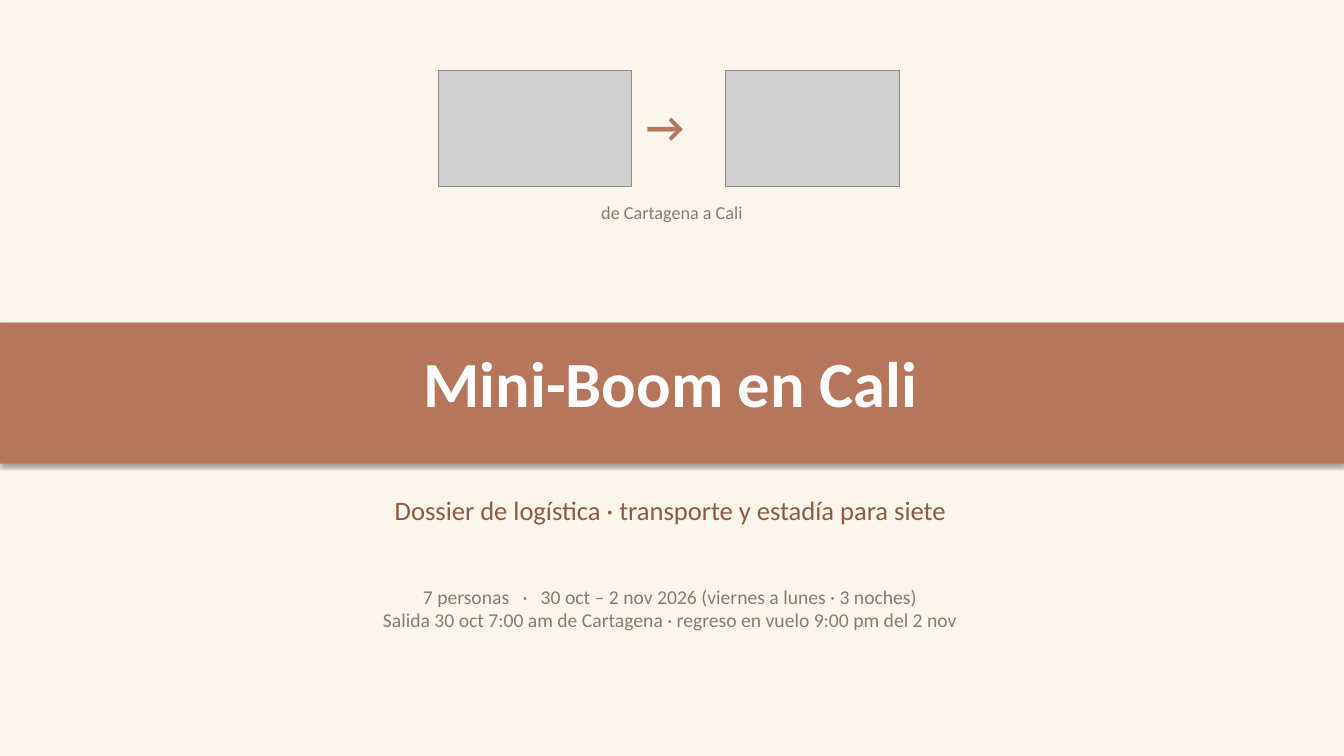
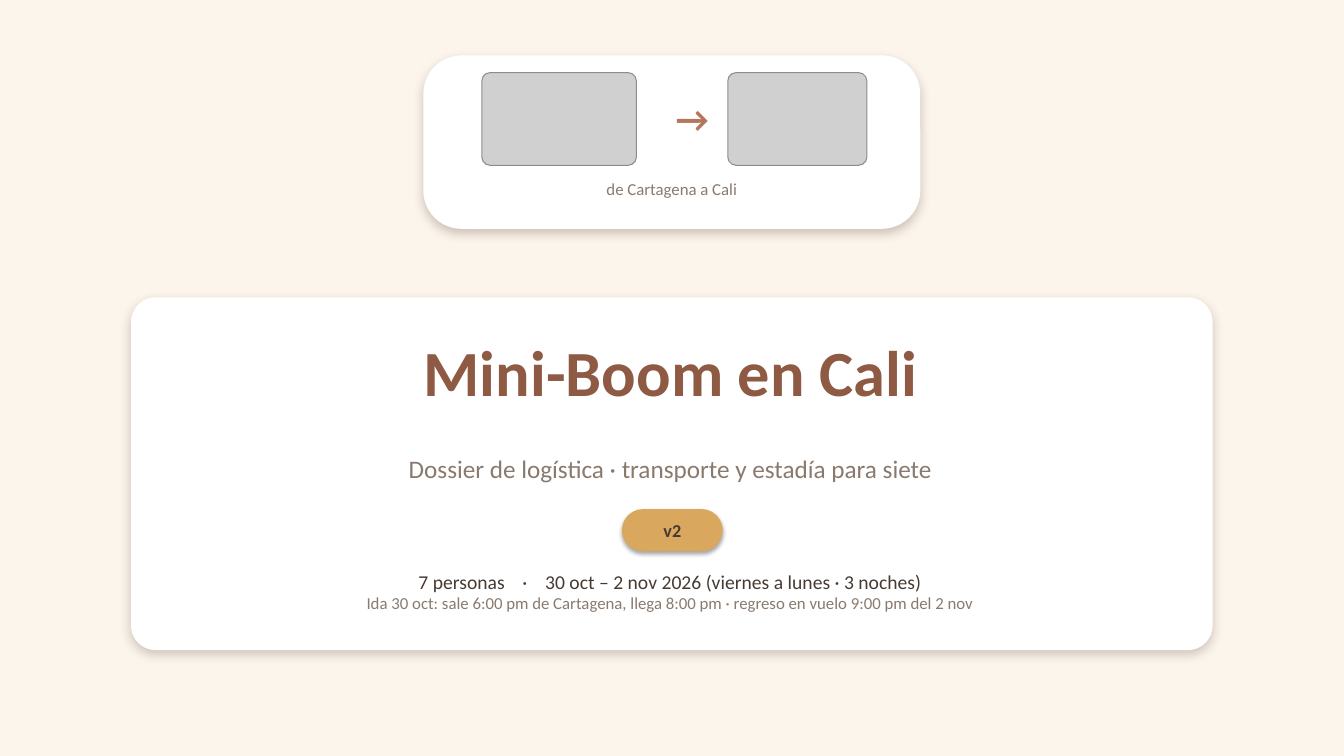
Before and after one commit to ClearNote97/paseo-mini-boom-en-cali, a slide deck: slide 1 of output/Mini-Boom-en-Cali_Presentacion.pptx. Drawn at 1344x756 pixels with LibreOffice and Linux fonts; fonts in the diff are those of the drawing; grey boxes stand for pictures. Boxes give left, top, right and bottom in pixels: in the first picture for what was removed or moved away, otherwise in the second. Text is boxed around its words. In the diff, an @@ line names an element or a change of style, - is before the commit and + after.

Commit message:
Mini-Boom en Cali v2: planeacion nocturna + rediseno visual homologado
- Movilidad reajustada al nuevo vuelo (ida 6pm, llega 8pm del 30): recomendado carro de agencia local que entrega coordinando el vuelo (cuadra con la llegada de noche); el mostrador de aeropuerto es mas barato pero cierra 10pm. Total recomendado Viajero + carro local ~$452k pp.

- Vehiculos: tabla de 7 puestos unificada a total de 3 dias con columna Por persona; Captiva Turbo (Farallones) corregida a ~$1.2M; locales (Fortuner, Montero, WayCarCali) + Kayak, con indicador de si cuadran con la llegada.

- Rediseno visual: sistema de tarjetas redondeadas con sombras suaves y paleta calida, luego calmado (colores unificados, sin figuras decorativas); emojis de criterio como ayuda visual; banderas en tarjeta.

- Estandar visual homologado a los 4 documentos (PDF con tarjetas/pildoras y recomendacion destacada; Excel y Markdown con emojis consistentes).

- Decision registrada en docs/bitacora-decisiones.md (D-004).

```diff
--- a/output/Mini-Boom-en-Cali_Presentacion.pptx
+++ b/output/Mini-Boom-en-Cali_Presentacion.pptx
@@ rounded rectangle added at (x1=423, y1=55, x2=921, y2=229), fill #FFFFFF @@
@@ picture resized from (x1=439, y1=71, x2=632, y2=187) to (x1=482, y1=73, x2=636, y2=165) @@
@@ picture resized from (x1=726, y1=71, x2=900, y2=187) to (x1=728, y1=73, x2=867, y2=165) @@
@@ text "→" moved from (x1=610, y1=96, x2=721, y2=156) to (x1=647, y1=91, x2=738, y2=151) @@
@@ text "→" at (x1=647, y1=91, x2=738, y2=151): size 30 to 26 pt @@
@@ text "de Cartagena a Cali" moved from (x1=601, y1=206, x2=743, y2=222) to (x1=606, y1=183, x2=737, y2=198) @@
@@ text "de Cartagena a Cali" at (x1=606, y1=183, x2=737, y2=198): size 13 to 12 pt @@
@@ rounded rectangle added at (x1=131, y1=297, x2=1213, y2=650), fill #FFFFFF @@
@@ rectangle removed at (x1=0, y1=323, x2=1344, y2=464) @@
@@ text "Mini-Boom en Cali" moved from (x1=424, y1=362, x2=916, y2=408) to (x1=424, y1=351, x2=916, y2=397) @@
@@ text "Mini-Boom en Cali" at (x1=424, y1=351, x2=916, y2=397): text colour #FFFFFF to #8F5A44 @@
@@ text "Dossier de logística · transporte ..." moved from (x1=395, y1=501, x2=945, y2=525) to (x1=409, y1=460, x2=932, y2=483) @@
@@ text "Dossier de logística · transporte ..." at (x1=409, y1=460, x2=932, y2=483): size 19 to 18 pt, text colour #8F5A44 to #8A7A6E @@
@@ rounded rectangle added at (x1=622, y1=509, x2=723, y2=552), fill #D9A75E @@
@@ text added at (x1=663, y1=525, x2=681, y2=537), 13 pt, text #463A32, bold @@
+v2
@@ text "7 personas · 30 oct ..." moved from (x1=383, y1=590, x2=956, y2=631) to (x1=367, y1=575, x2=973, y2=612) @@
@@ text at (x1=367, y1=597, x2=973, y2=612): text changed; size 14 to 12 pt @@
-Salida 30 oct 7:00 am de Cartagena · regreso en vuelo 9:00 pm del 2 nov
+Ida 30 oct: sale 6:00 pm de Cartagena, llega 8:00 pm · regreso en vuelo 9:00 pm del 2 nov
@@ text at (x1=418, y1=575, x2=921, y2=592): text colour #8A7A6E to #463A32 in "7 personas · 30 oct – 2 ..." @@
```
Also in this commit, not shown: 5 other slides changed, 5 slides added, 4 slides removed, 5 other files.
